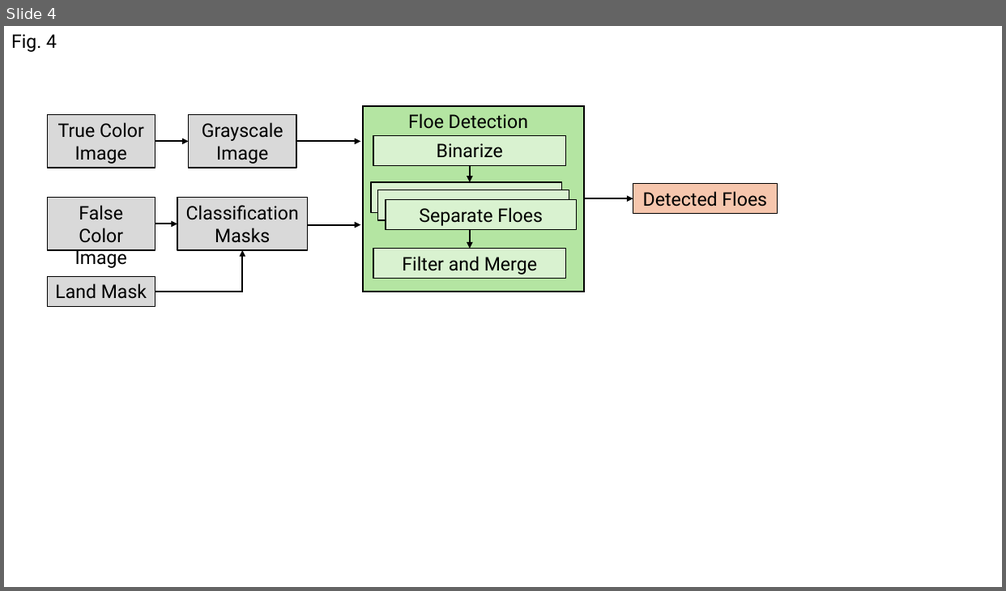
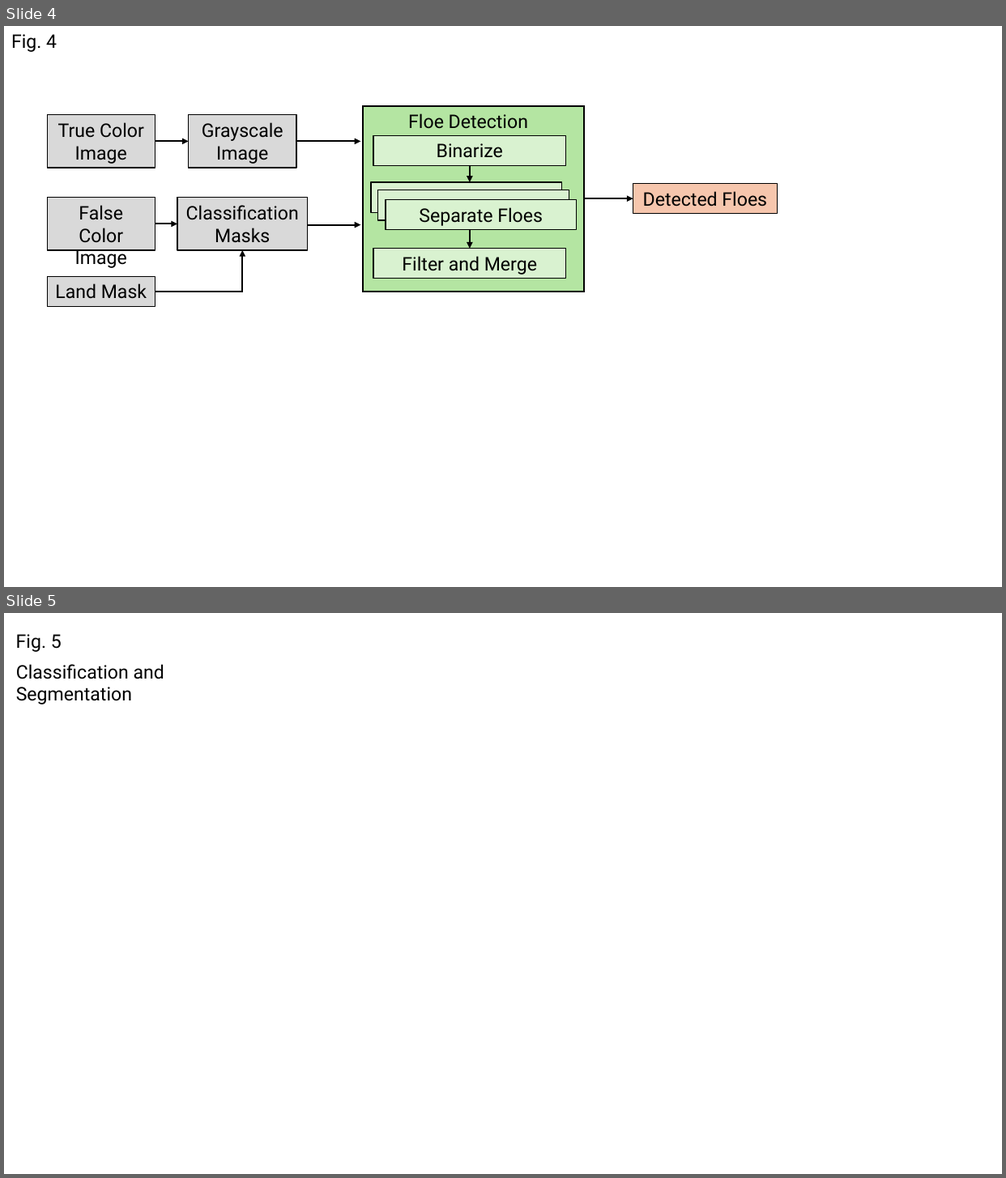
Before and after one commit to danielmwatkins/calval_tgrs, a slide deck: docs/paper_figures.pptx. Shown one above the other, each under a label of ours: slide 4 before the commit, slides 4 and 5 after it. The pictures are 1006x591 and 1006x1178 pixels, drawn with LibreOffice and Linux fonts; fonts in the diff are those of the drawing. Boxes give left, top, right and bottom in pixels: in the first picture for what was removed or moved away, otherwise in the second. Text is boxed around its words. In the diff, an @@ line names an element or a change of style, - is before the commit and + after.

```diff
--- a/docs/paper_figures.pptx
+++ b/docs/paper_figures.pptx
@@ slide 5 added at (4, 613, 1002, 1174), background #FFFFFF @@
@@ text added at (16, 634, 62, 652), 18 pt, text #000000 @@
+Fig. 5
@@ text added at (16, 664, 164, 705), 18 pt, text #000000 @@
+Classification and Segmentation
```
Also in this commit, not shown: 13 other files.
